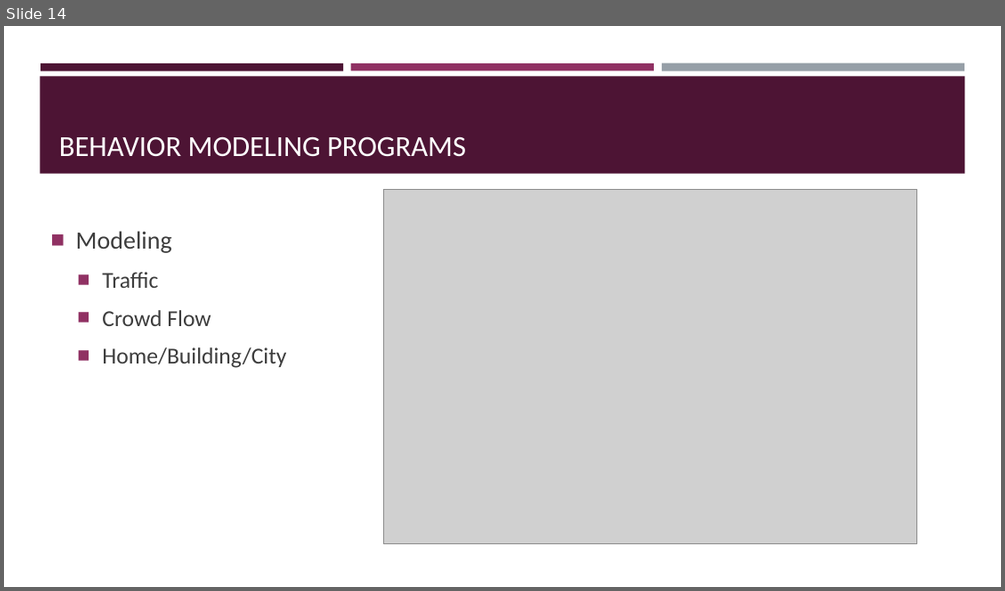
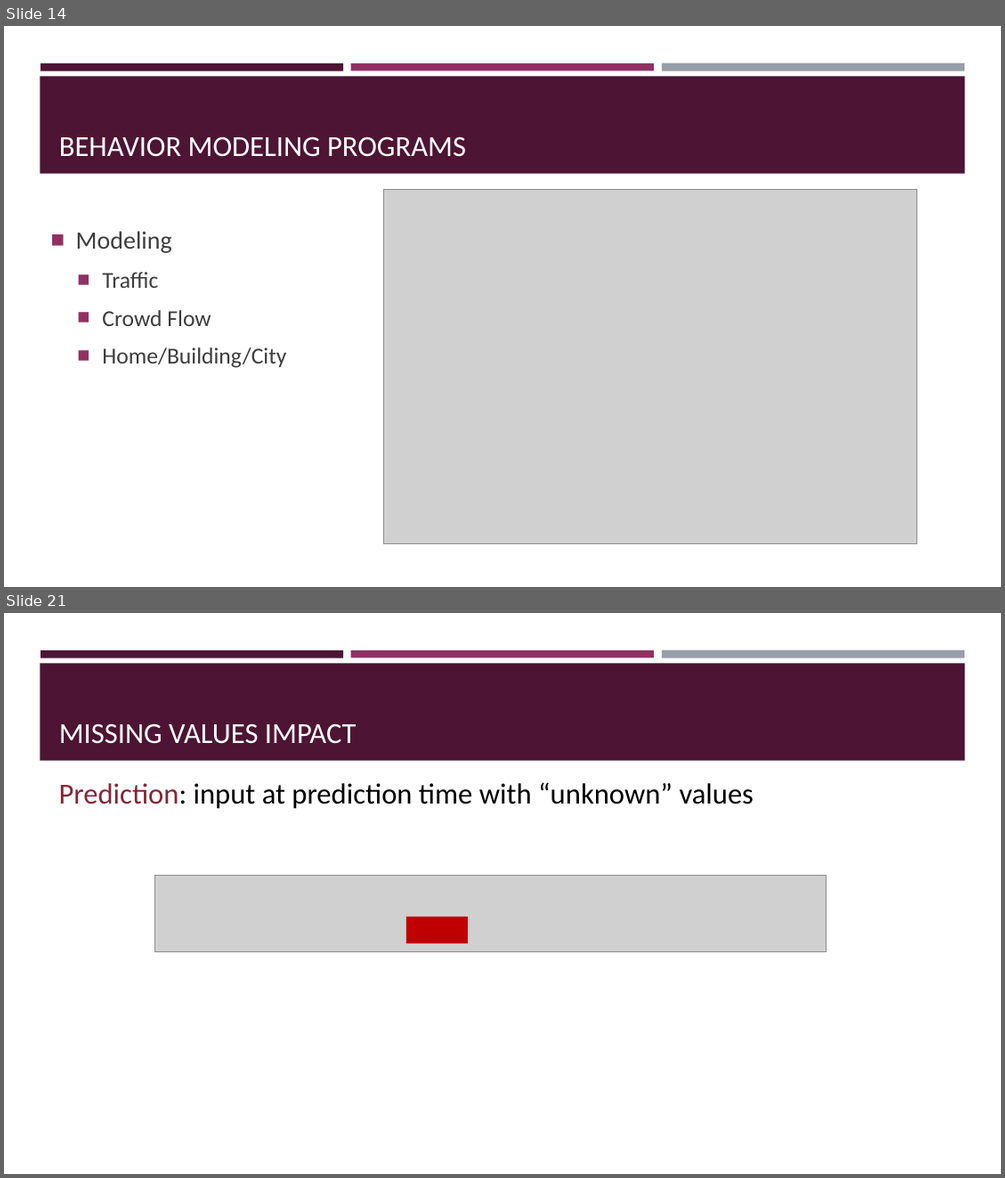
Before and after one commit to BeiyuLinCS/beiyulin.github.io, a slide deck: teach/spring_21/behavior_modeling/week2_research_method.pptx. Shown one above the other, each under a label of ours: slide 14 before the commit, slides 14 and 21 after it; the slides between them are not shown. The pictures are 1005x591 and 1005x1178 pixels, drawn with LibreOffice and Linux fonts; fonts in the diff are those of the drawing; grey boxes stand for pictures. Boxes give left, top, right and bottom in pixels: in the first picture for what was removed or moved away, otherwise in the second. Text is boxed around its words. In the diff, an @@ line names an element or a change of style, - is before the commit and + after.

```diff
--- a/teach/spring_21/behavior_modeling/week2_research_method.pptx
+++ b/teach/spring_21/behavior_modeling/week2_research_method.pptx
@@ slide 21 added at (4, 613, 1001, 1174), background #FFFFFF; not listed: 4 template elements that a slide beside it also shows @@
@@ title added at (59, 723, 356, 744), 28 pt, text #FFFFFF @@
+MISSING VALUES IMPACT
@@ text added at (59, 782, 753, 809), 28 pt, text #000000 @@
+Prediction: input at prediction time with “unknown” values
@@ picture added at (155, 875, 826, 951) @@
@@ rectangle added at (406, 916, 468, 943), fill #C00000 @@
```
Also in this commit, not shown: 2 slides changed, 39 other slides added, 1 slide removed, 1 other file.
